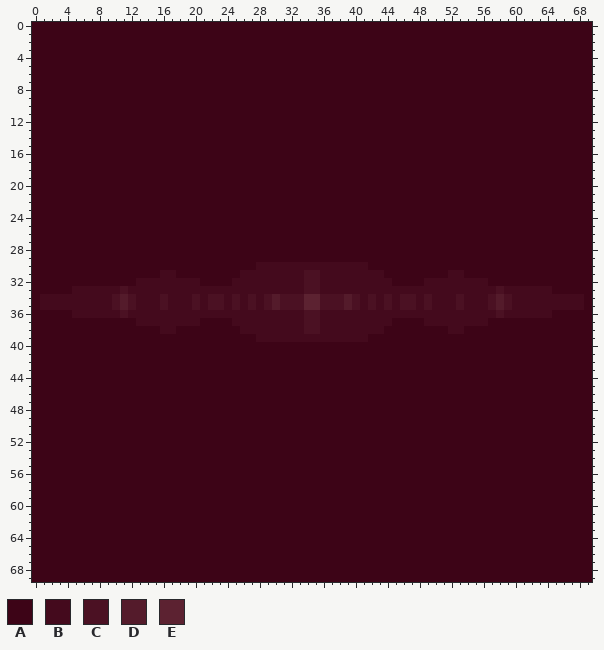
File history of a sprite sheet, set2.png. Above: the version before the commit.
The file is 70x70 pixels. Colours within 5 levels of each other are drawn and written as one.
Palette (. is transparent): A #3d0417  B #440a1d  C #4b1123  D #541b2b  E #5c2231
The same view after the edit:
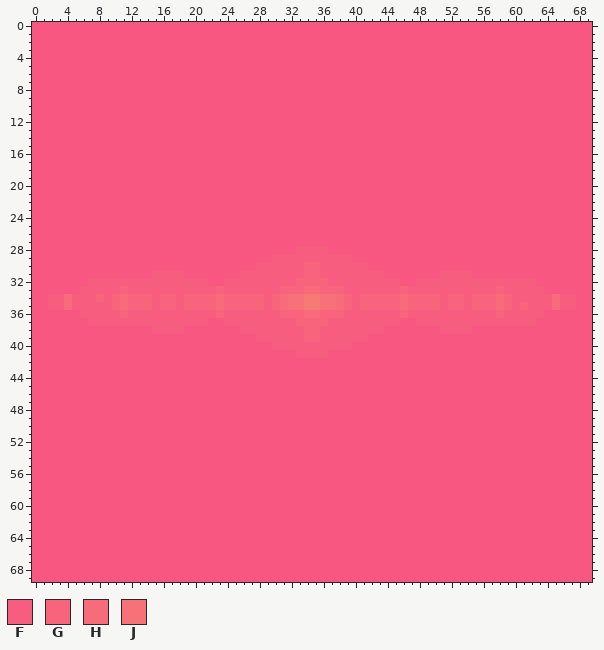
Colours new in this view: F #f75d7e  G #f7647c  H #f76b7a  J #f77278
From old to new:
@@ palette @@
-A #3d0417
+A #f75781
-E #5c2231
+E #f77b75
@@ x 0..69 @@
 27 AAAAAAAAAAAAAAAAAAAAAAAAAAAAAAAAAAAAAAAAAAAAAAAAAAAAAAAAAAAAAAAAAAAAAA
-28 AAAAAAAAAAAAAAAAAAAAAAAAAAAAAAAAAAAAAAAAAAAAAAAAAAAAAAAAAAAAAAAAAAAAAA
-29 AAAAAAAAAAAAAAAAAAAAAAAAAAAAAAAAAAAAAAAAAAAAAAAAAAAAAAAAAAAAAAAAAAAAAA
-30 AAAAAAAAAAAAAAAAAAAAAAAAAAAABBBBBBBBBBBBBBAAAAAAAAAAAAAAAAAAAAAAAAAAAA
-31 AAAAAAAAAAAAAAAABBAAAAAAAABBBBBBBBCCBBBBBBBBAAAAAAAABBAAAAAAAAAAAAAAAA
-32 AAAAAAAAAAAAABBBBBBBBAAAABBBBBBBBBCCBBBBBBBBBAAAABBBBBBBBAAAAAAAAAAAAA
-33 AAAAABBBBBBCBBBBBBBBBBBBBBBBBBBBBBCCBBBBBBBBBBBBBBBBBBBBBBCBBBBBBAAAAA
-34 ABBBBBBBBBCDCBBBCBBBCBCCBCBCBCDCCCEECCCDCBCBCBCCBCBBBCBBBCDCBBBBBBBBBA
-35 ABBBBBBBBBCDCBBBCBBBCBCCBCBCBCDCCCEECCCDCBCBCBCCBCBBBCBBBCDCBBBBBBBBBA
-36 AAAAABBBBBBCBBBBBBBBBBBBBBBBBBBBBBCCBBBBBBBBBBBBBBBBBBBBBBCBBBBBBAAAAA
-37 AAAAAAAAAAAAABBBBBBBBAAAABBBBBBBBBCCBBBBBBBBBAAAABBBBBBBBAAAAAAAAAAAAA
-38 AAAAAAAAAAAAAAAABBAAAAAAAABBBBBBBBCCBBBBBBBBAAAAAAAABBAAAAAAAAAAAAAAAA
-39 AAAAAAAAAAAAAAAAAAAAAAAAAAAABBBBBBBBBBBBBBAAAAAAAAAAAAAAAAAAAAAAAAAAAA
-40 AAAAAAAAAAAAAAAAAAAAAAAAAAAAAAAAAAAAAAAAAAAAAAAAAAAAAAAAAAAAAAAAAAAAAA
-41 AAAAAAAAAAAAAAAAAAAAAAAAAAAAAAAAAAAAAAAAAAAAAAAAAAAAAAAAAAAAAAAAAAAAAA
+28 AAAAAAAAAAAAAAAAAAAAAAAAAAAAAAAAAFFFFAAAAAAAAAAAAAAAAAAAAAAAAAAAAAAAAA
+29 AAAAAAAAAAAAAAAAAAAAAAAAAAAAAAFFFFFFFFFFAAAAAAAAAAAAAAAAAAAAAAAAAAAAAA
+30 AAAAAAAAAAAAAAAAAAAAAAAAAAAAFFFFFFGGFFFFFFAAAAAAAAAAAAAAAAAAAAAAAAAAAA
+31 AAAAAAAAAAAAAAAFFFFAAAAAAAFFFFFFFFGGFFFFFFFFAAAAAAAFFFFAAAAAAAAAAAAAAA
+32 AAAAAAAFFFFFFFFFFFFFFFAAFFFFFFFFFGGGGFFFFFFFFFAAFFFFFFFFFFFFFFFAAAAAAA
+33 AAAAAAFFFFFGFFFFFFFFFFFGFFFFFFFGGGHHGGGFFFFFFFGFFFFFFFFFFFGFFFFFAAAAAA
+34 AAFFHFFFGFGHGGGFGGFGGGGHGGGGGFGHJJEEJJHGFGGGGGHGGGGFGGFGGGHGFFFFFHFFAA
+35 AAFFHFFFFFGHGGGFGGFGGGGHGGGGGFGHJJEEJJHGFGGGGGHGGGGFGGFGGGHGFGFFFHFFAA
+36 AAAAAAFFFFFGFFFFFFFFFFFGFFFFFFFGGGHHGGGFFFFFFFGFFFFFFFFFFFGFFFFFAAAAAA
+37 AAAAAAAFFFFFFFFFFFFFFFAAFFFFFFFFFGGGGFFFFFFFFFAAFFFFFFFFFFFFFFFAAAAAAA
+38 AAAAAAAAAAAAAAAFFFFAAAAAAAFFFFFFFFGGFFFFFFFFAAAAAAAFFFFAAAAAAAAAAAAAAA
+39 AAAAAAAAAAAAAAAAAAAAAAAAAAAAFFFFFFGGFFFFFFAAAAAAAAAAAAAAAAAAAAAAAAAAAA
+40 AAAAAAAAAAAAAAAAAAAAAAAAAAAAAAFFFFFFFFFFAAAAAAAAAAAAAAAAAAAAAAAAAAAAAA
+41 AAAAAAAAAAAAAAAAAAAAAAAAAAAAAAAAAFFFFAAAAAAAAAAAAAAAAAAAAAAAAAAAAAAAAA
 42 AAAAAAAAAAAAAAAAAAAAAAAAAAAAAAAAAAAAAAAAAAAAAAAAAAAAAAAAAAAAAAAAAAAAAA
